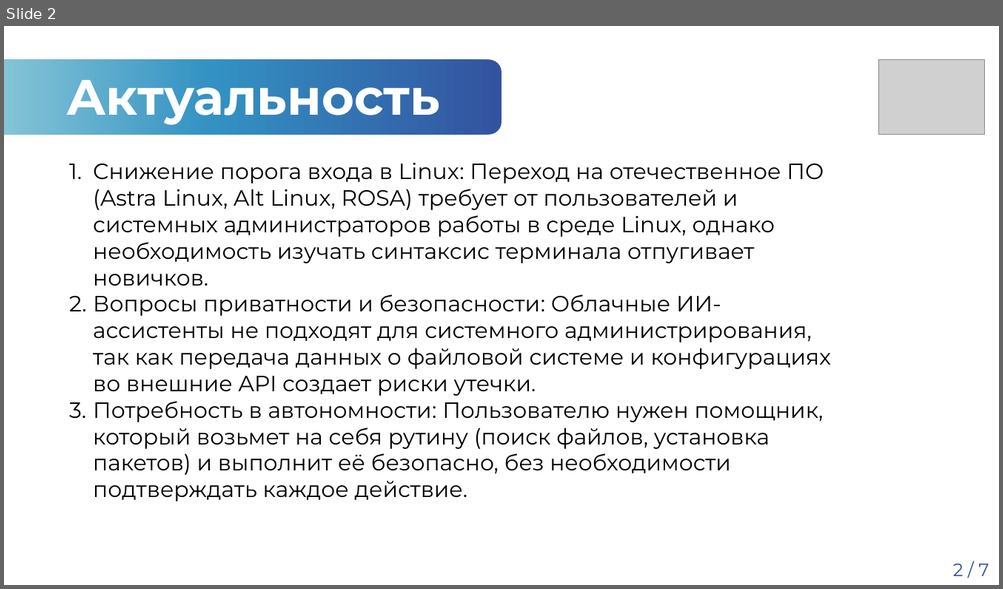
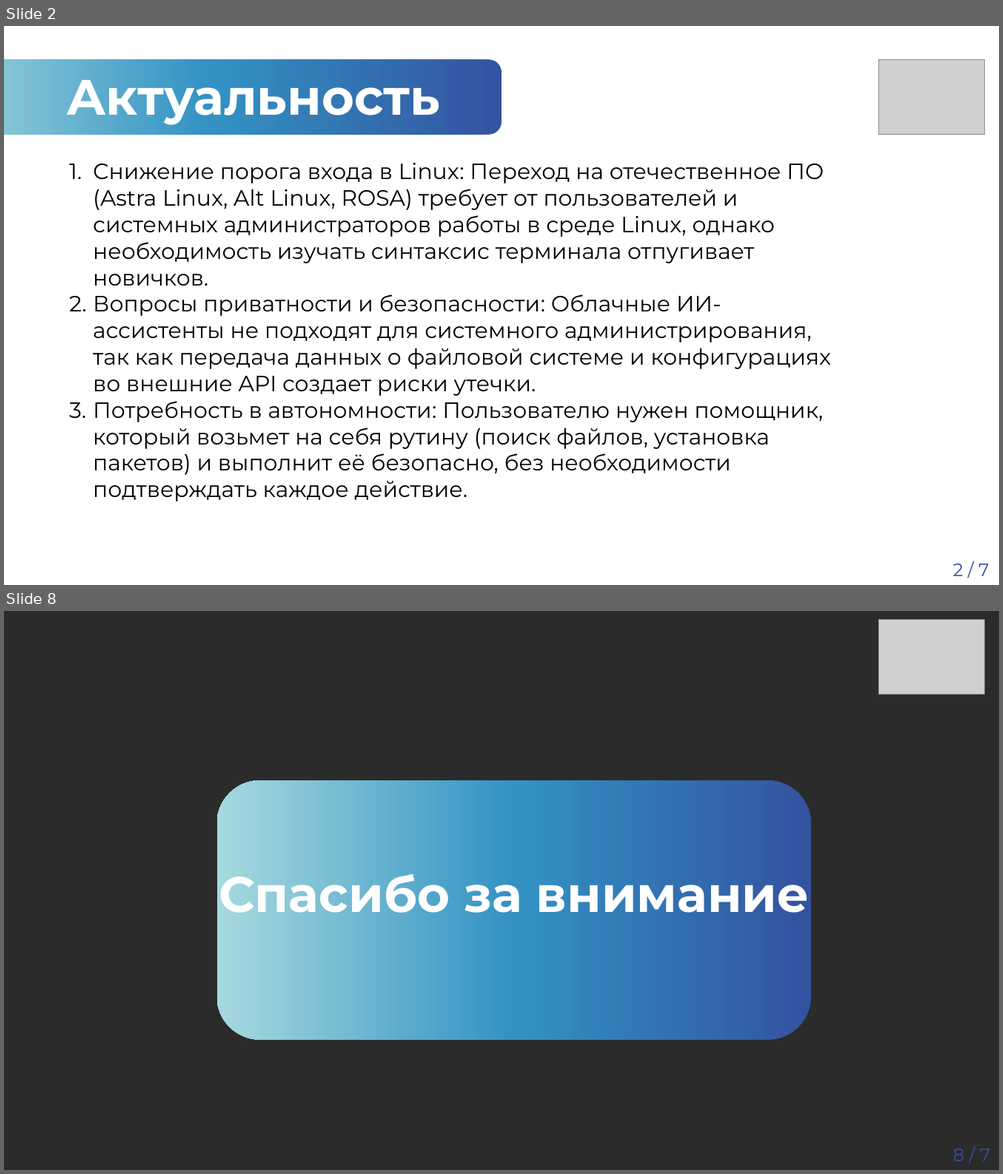
Before and after one commit to Op1xx/TuxAgent, a slide deck: docs/Защита идеи ПД ТП 2026.pptx. Shown one above the other, each under a label of ours: slide 2 before the commit, slides 2 and 8 after it; the slides between them are not shown. The pictures are 1003x589 and 1003x1174 pixels, drawn with LibreOffice and Linux fonts; fonts in the diff are those of the drawing; grey boxes stand for pictures; background and template pictures are left out; a plain dark background stands for a picture behind light text. Boxes give left, top, right and bottom in pixels: in the first picture for what was removed or moved away, otherwise in the second. Text is boxed around its words. In the diff, an @@ line names an element or a change of style, - is before the commit and + after.

```diff
--- a/docs/Защита идеи ПД ТП 2026.pptx
+++ b/docs/Защита идеи ПД ТП 2026.pptx
@@ slide 8 added at box(4, 611, 999, 1170), background picture (left out) @@
@@ picture added at box(878, 620, 984, 695) @@
@@ rounded rectangle added at box(217, 780, 811, 1040), fill gradient #3353A0 to #3392C3 to #A6D9DE @@
@@ text added at box(219, 864, 809, 924), 72 pt, text #FFFFFF, bold @@
+Спасибо за внимание
@@ page number added at box(953, 1149, 990, 1162), 26 pt, text #3353A0 @@
+8 / 7
```
Also in this commit, not shown: 6 slides changed, 23 other files.
